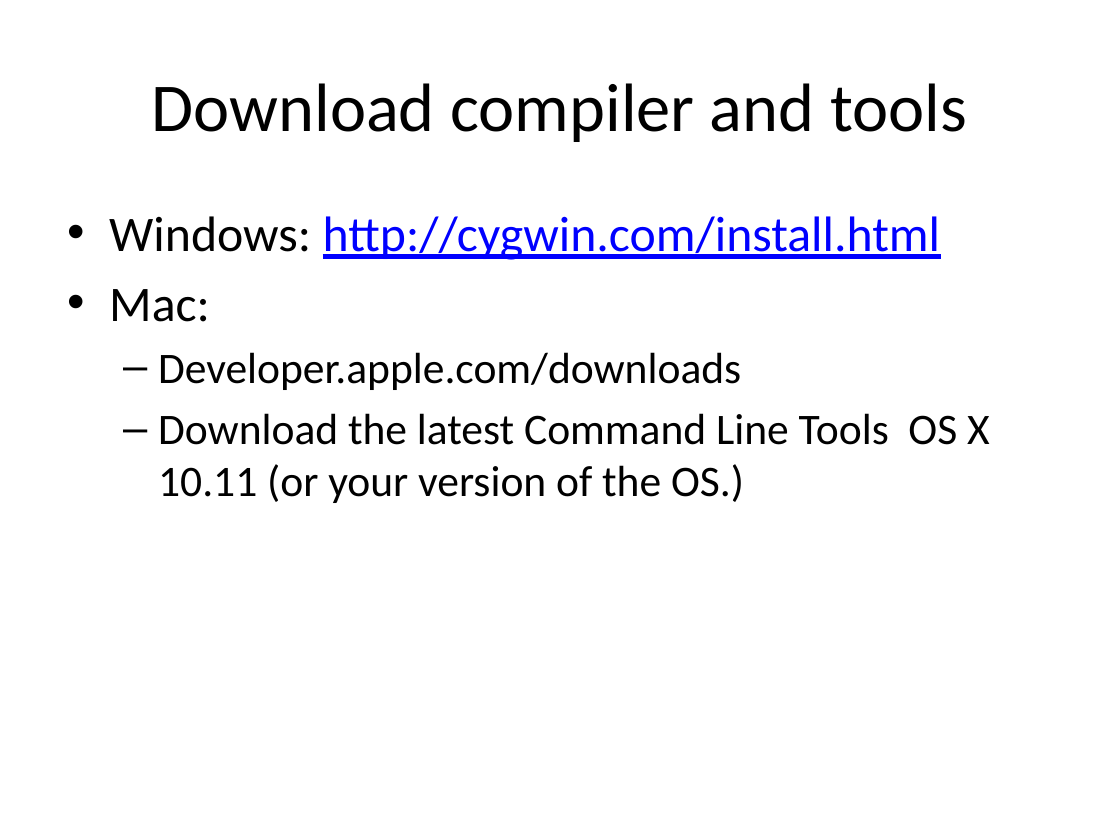
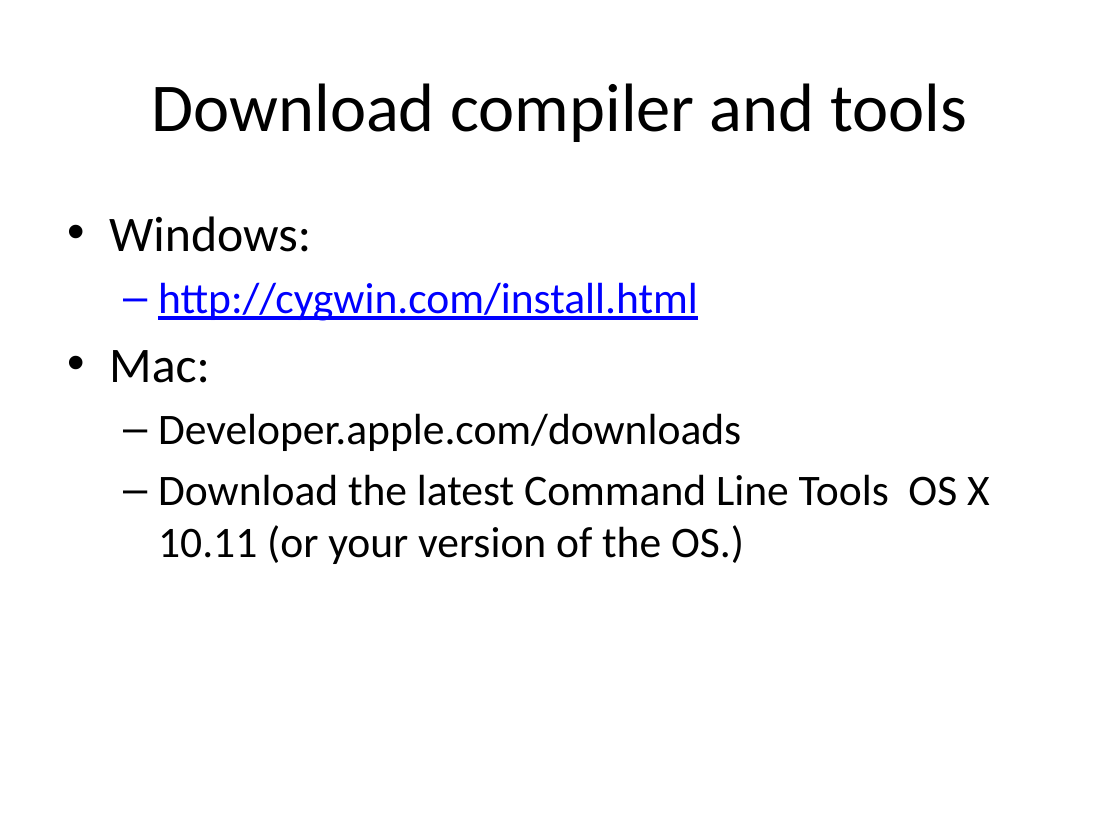
Before and after one commit to kinsidar/Spring2016, a slide deck: slide 3 of Slides/Lab1.pptx. Drawn at 1120x840 pixels with LibreOffice and Linux fonts; fonts in the diff are those of the drawing. Boxes give left, top, right and bottom in pixels: in the first picture for what was removed or moved away, otherwise in the second. Text is boxed around its words. In the diff, an @@ line names an element or a change of style, - is before the commit and + after.

```diff
--- a/Slides/Lab1.pptx
+++ b/Slides/Lab1.pptx
@@ text at (x1=109, y1=216, x2=698, y2=321): text changed; size 32 to 28 pt @@
-• Windows: http://cygwin.com/install.html
+• Windows:
+  – http://cygwin.com/install.html
```
Also in this commit, not shown: 5 other slides changed, 11 slides removed.
